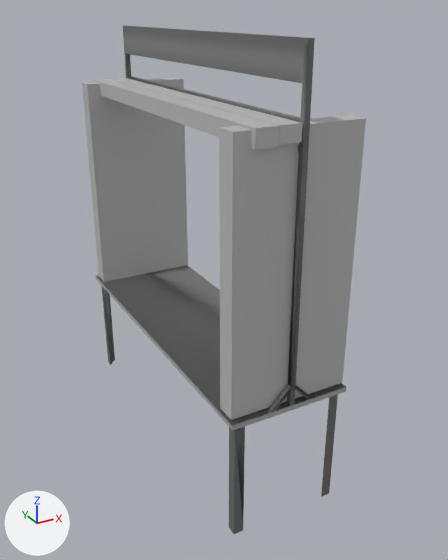
Two versions of the COLLADA model objects/LWA4_table/meshes/LWA4_table_title_wall_MARKER.dae, one commit apart.
Camera for both pictures: a camera (50 mm lens) standing at (-1.68, -2.79, 1.62) and looking at (-0.22, -0.12, 0.29). Every picture has the same lights, and +X, +Y and +Z are marked at lower left. Where no turn or scale is listed for an object, it has been applied to the vertices. Vertices at the same position are counted once.

The scene before the commit, as lines of its bpy script (objects in view):
```python
me_cube_001 = bpy.data.meshes.new('Cube.001')
me_cube_001.from_pydata(...)  # a box spanning x -0.05..0.05, y -0.91..0.91, z -0.04..0.04
me_cube_001.materials.append(mat_wall_001)  # grey #bebebe
me_instance_6_001 = bpy.data.meshes.new('instance_6_001')
me_instance_6_001.from_pydata(...)  # 1489 vertices, 2925 faces; spans x -0.61..0.0, y -0.91..0.91, z -0.65..1.52
# faces by material slot: [124, 4, 2629, 10, 122, 4, 20, 12]
me_instance_6_001.materials.append(mat_gray)  # dark grey #6d6d6d
me_instance_6_001.materials.append(mat_white1)  # grey #ababab
me_instance_6_001.materials.append(mat_color_009)  # black #000000
me_instance_6_001.materials.append(mat_blanco)  # grey #ababab
me_instance_6_001.materials.append(mat_grayviga)  # dark grey #666467
me_instance_6_001.materials.append(mat_wall_002)  # grey #bebebe
me_instance_6_001.materials.append(mat_wall)  # grey #bebebe
me_instance_6_001.materials.append(mat_wall_001)  # grey #bebebe
ob_cube = bpy.data.objects.new('Cube', me_cube_001)
ob_cube.location = (-0.473, 0.001, 1.195)
ob_instance_6_001 = bpy.data.objects.new('instance_6_001', me_instance_6_001)
ob_instance_6_001.location = (0.0, 0.0, 0.0)
```
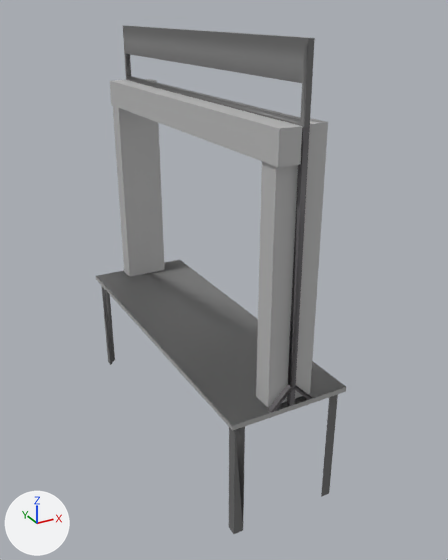
Edits to the scene script, one JSON object a line:
```json
{"block": "me_instance_6_001", "where": "me_instance_6_001.from_pydata(...)  # 1489 vertices, 2925 faces; spans x -0.61..0.0, y -0.91..0.91, z -0.65..1.52"}
{"block": "me_instance_6_001", "where": "# used by ob_instance_6_001; location = (0.0, 0.0, 0.0)"}
{"block": "me_instance_6_001", "change": "me_instance_6_001 part 1: the loose piece of 8 vertices spanning x -0.6..0.0, y -0.88..-0.78, z 0.0..1.22 is scaled about its middle by (0.381, 1, 1)"}
{"block": "me_instance_6_001", "change": "me_instance_6_001 part 2: the loose piece of 8 vertices spanning x -0.6..0.0, y 0.79..0.89, z 0.0..1.22 is scaled about its middle by (0.415, 1, 1)"}
{"block": "me_instance_6_001", "change": "me_instance_6_001 part 3: the loose piece of 8 vertices spanning x -0.42..-0.32, y -0.91..0.91, z 1.17..1.23 is scaled about its middle by (1, 1, 2), then moved by (0.0, 0.0, -0.05)"}
{"op": "remove", "block": "ob_cube", "code": ["ob_cube = bpy.data.objects.new('Cube', me_cube_001)", "ob_cube.location = (-0.473, 0.001, 1.195)"]}
```

Boxes (x1, y1, x2, y2) around the edits, measured in the pictures (448 x 560 px; the box of a moved part takes in the faces that stretch with it):
```json
{"object": "instance_6_001", "change": "reshaped", "before": [82, 26, 366, 534], "after": [96, 26, 346, 534], "on screen": "12% narrower"}
{"object": "Cube", "change": "deleted", "before": [93, 79, 279, 150]}
{"part": 1, "of": "me_instance_6_001", "change": "moved or reshaped", "before": [219, 115, 366, 420], "after": [256, 118, 328, 408]}
{"part": 2, "of": "me_instance_6_001", "change": "moved or reshaped", "before": [82, 78, 188, 282], "after": [113, 79, 165, 277]}
{"part": 3, "of": "me_instance_6_001", "change": "moved or reshaped", "before": [111, 78, 303, 145], "after": [110, 80, 302, 167]}
```
